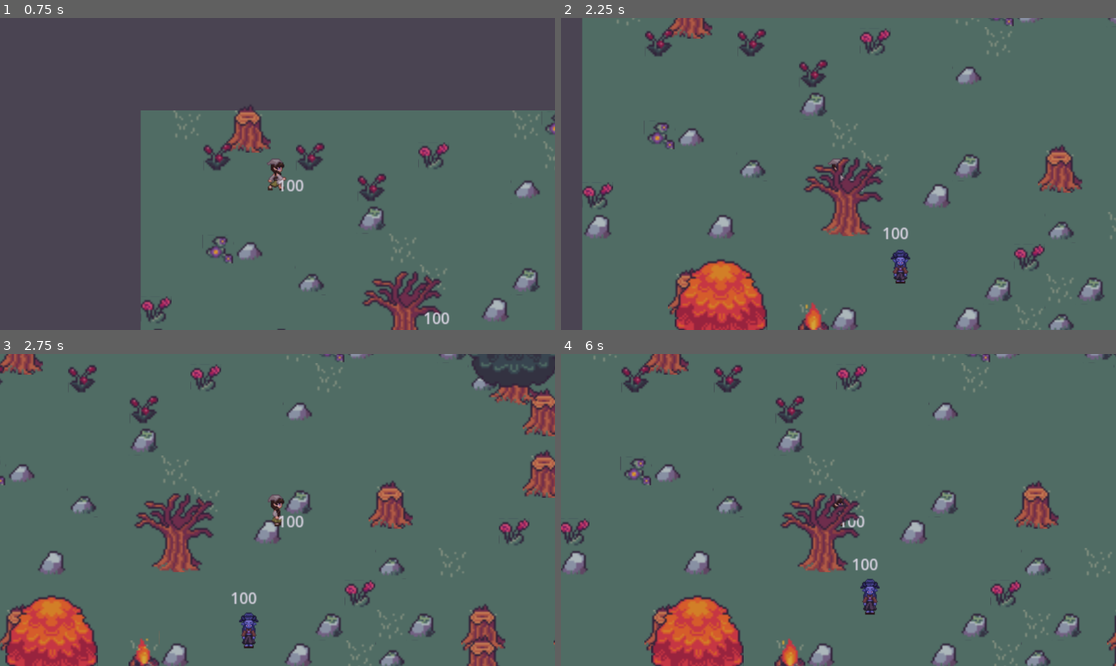
Above: before the commit, frames 1-4 (two rows, left to right).
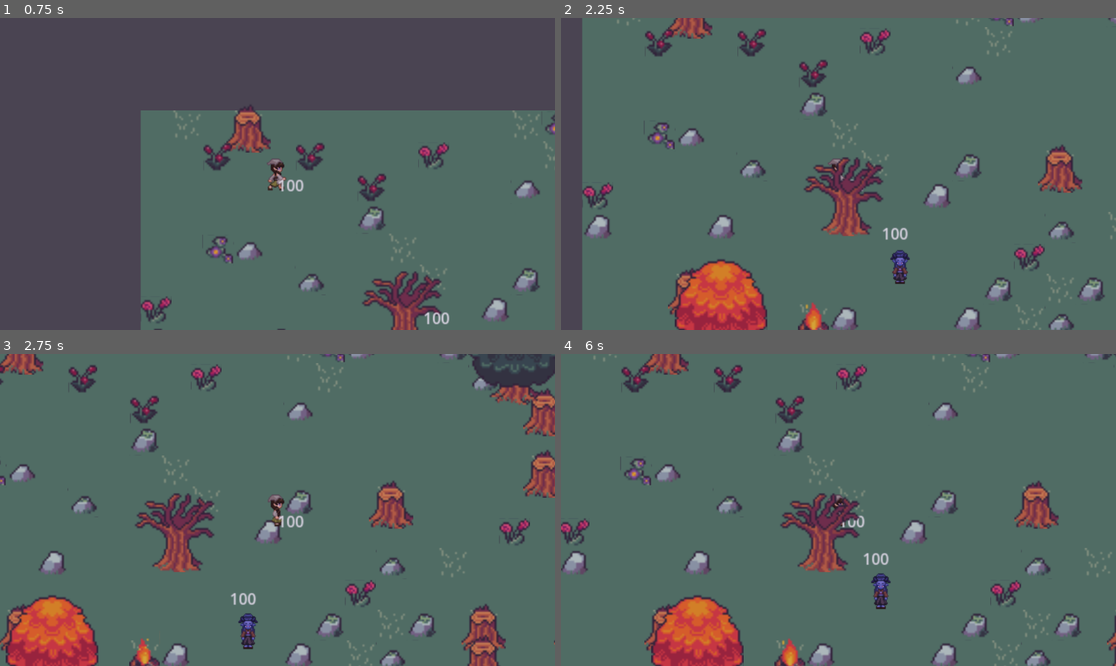
Above: after the commit, the same moments.

Repository: Anishax11/Procedural-World-Generation-Prototype
Game: Godot game, scene res://scenes/world.tscn
Two runs of this game, one before a commit and one after it. Both use one fixed random seed, a clock stepped at 60 frames per second and the inputs below.
Inputs (mouse positions are in pixels of both pictures, inside the frame that each line leads up to):
- Up to frame 1 (0.75 s): tap Enter at 0.5 s; hold D (Right) from 0.53 s (still down); hold F (Base Attack) from 0.53 s (still down); click (277, 174) at 0.67 s
- Up to frame 2 (2.25 s): move the mouse to (727, 189) at 1.27 s; release D (Right) at 1.28 s; release F (Base Attack) at 1.28 s; hold S (Down) 1.28-2.03 s; tap F (Base Attack) at 1.35 s; move the mouse to (949, 258) at 2.02 s; hold D (Right) from 2.03 s (still down); hold Shift (Shift) from 2.03 s (still down); click (949, 258) at 2.17 s
- Up to frame 3 (2.75 s): keep holding D (Right); keep holding Shift (Shift); tap F (Base Attack) at 2.3 s
- Up to frame 4 (6 s): move the mouse to (810, 572) at 2.77 s; release D (Right) at 2.78 s; release Shift (Shift) at 2.78 s; hold Up (Up) 2.78-3.53 s; tap F (Base Attack) at 2.85, 4.55, 5.85 s; click (810, 572) at 2.92 s; move the mouse to (1005, 556) at 3.52 s; hold F (Base Attack) 3.53-4.28 s; hold A (Left) 3.53-5.03 s; move the mouse to (672, 463) at 4.27 s; tap Shift (Shift) at 4.35 s; move the mouse to (866, 510) at 5.02 s; hold S (Down) 5.03-5.78 s; hold F (Base Attack) 5.03-5.78 s; click (866, 510) at 5.17 s; move the mouse to (755, 432) at 5.77 s; hold D (Right) from 5.78 s (still down)

Frame 1 is identical in both runs. In frame 2, 0.1% of the frame differs, in the area x 58-63%, y 67-86%; in frame 3, 1.4%, in the area x 0-100%, y 0-100%; in frame 4, 0.7%.

Commit message:
Add push efefct for enemies

Diff:
--- a/scenes/enemy.tscn
+++ b/scenes/enemy.tscn
@@ -38,6 +38,10 @@
 atlas = ExtResource("1_md0e3")
 region = Rect2(144, 0, 48, 48)
 
+[sub_resource type="AtlasTexture" id="AtlasTexture_otmr2"]
+atlas = ExtResource("1_md0e3")
+region = Rect2(96, 240, 48, 48)
+
 [sub_resource type="SpriteFrames" id="SpriteFrames_md484"]
 animations = [{
 "frames": [{
@@ -76,6 +80,14 @@
 "loop": true,
 "name": &"default",
 "speed": 5.0
+}, {
+"frames": [{
+"duration": 1.0,
+"texture": SubResource("AtlasTexture_otmr2")
+}],
+"loop": true,
+"name": &"pushed",
+"speed": 5.0
 }]
 
 [sub_resource type="CapsuleShape2D" id="CapsuleShape2D_ipns3"]
@@ -94,7 +106,7 @@
 
 [node name="AnimatedSprite2D" type="AnimatedSprite2D" parent="." unique_id=1371255864]
 sprite_frames = SubResource("SpriteFrames_md484")
-animation = &"attack"
+animation = &"pushed"
 autoplay = "default"
 
 [node name="CollisionShape2D" type="CollisionShape2D" parent="." unique_id=1434268243]
--- a/scripts/enemy.gd
+++ b/scripts/enemy.gd
@@ -88,3 +88,12 @@
 
 func die():
 	queue_free()
+
+var stunned = false
+
+func stun_effect():
+	var stun_time  = 30
+	while(stun_time>=0):
+		stunned = true
+		stun_time-=0.1
+	stunned = false
--- a/scripts/enemy_state_machine.gd
+++ b/scripts/enemy_state_machine.gd
@@ -16,6 +16,8 @@
 
 # Called every frame. 'delta' is the elapsed time since the previous frame.
 func _process(delta: float) -> void:
+	if get_parent().stunned:
+		return
 	distance_to_player=parent.position.distance_to(player.position)
 	if state == States.patrol:
 		parent.patrol()
--- a/scripts/hit_box_component.gd
+++ b/scripts/hit_box_component.gd
@@ -4,13 +4,24 @@
 @export var healthbox : Node2D
 var player
 var damage = 10
-#@export var attack_interval : int
+var push_timer = 0.0
+var push_velocity
+
 # Called when the node enters the scene tree for the first time.
 func _ready() -> void:
 	player = get_tree().current_scene.find_child("Player")
 
 
+func _process(delta: float) -> void:
+	if push_timer > 0:
+		push_timer -= delta
+		get_parent().velocity = push_velocity
+	else:
+		push_timer = 0
+		get_parent().velocity = Vector2.ZERO
+		get_parent().animated_sprite_2d.play("default")
 
+	get_parent().move_and_slide()
 
 func _on_input_event(viewport: Node, event: InputEvent, shape_idx: int) -> void:
 	if event is InputEventMouseButton and event.button_index == MOUSE_BUTTON_LEFT and event.pressed:
@@ -23,5 +34,16 @@
 		#take_damage(damage)
 
 func take_damage(damage):
+
 	if healthbox!=null:
 		healthbox.take_damage(damage)
+
+	push_effect(damage)
+	get_parent().stun_effect()
+
+func push_effect(damage):
+	if get_parent() is StaticBody2D:
+		return
+
+	push_velocity = -get_parent().direction.normalized() * 200  # push strength
+	push_timer = 0.2  # seconds
--- a/scripts/player.gd
+++ b/scripts/player.gd
@@ -6,7 +6,7 @@
 var enemies_in_range : Array = []
 @onready var animated_sprite_2d: AnimatedSprite2D = $AnimatedSprite2D
 @onready var color_rect: ColorRect = $CanvasLayer/ColorRect
-
+var base_attack_damage = 20
 var worldshade = {
 	"forest" ={"color" :"3e23663d",
 					"opacity" : 0.2
@@ -16,12 +16,14 @@
 var speed = 100
 var direction : Vector2 = Vector2.ZERO
 var last_dir = direction
+var stunned = false
 
 func _ready():
 	color_rect.color = worldshade[dream]["color"]
 	color_rect.color.a = worldshade[dream]["opacity"]
 
 func _physics_process(delta: float) -> void:
+
 		if direction==Vector2(0,1):
 			animated_sprite_2d.play("forward")
 		if direction==Vector2(0,-1):
@@ -33,25 +35,16 @@
 			animated_sprite_2d.play("right")
 
 		if direction.y==1:
-
 			if direction.x==-1:
 				animated_sprite_2d.play("left")
-				#print("MOving down left")
 			if direction.x==1:
-
 				animated_sprite_2d.play("right")
-				#print("MOving down right")
-
 
 		elif direction.y==-1:
-
 			if direction.x==-1:
 				animated_sprite_2d.play("left")
-				#print("MOving up left")
 			if direction.x==1:
 				animated_sprite_2d.play("right")
-				#print("MOving up right")
-
 
 		position+=speed*direction*delta
 		move_and_slide()
@@ -85,12 +78,7 @@
 			#navigation_agent_2d.target_position = enemy_under_attack.get_parent().global_position
 			#print("Target pos :",navigation_agent_2d.target_position)
 			#print("Player pos :",global_position)
-			#print("Base attack selected")
 			base_attack()
-
-
-
-
 
 
 func _on_animated_sprite_2d_animation_finished() -> void:
@@ -113,7 +101,7 @@
 		print("Enemy pos : ",enemy.global_position)
 		if (last_dir.x >=0 and enemy.global_position.x>=global_position.x) or (last_dir.x<0 and enemy.global_position.x<=global_position.x) or (last_dir.y<0 and enemy.global_position.y<=global_position.y) or (last_dir.y>0 and enemy.global_position.y>=global_position.y) :
 			print("enemy : ",enemy.name)
-			enemy.take_damage(40)
+			enemy.take_damage(base_attack_damage)
 
 
 func combat():
@@ -134,3 +122,10 @@
 func _on_range_area_exited(area: Area2D) -> void:
 	if area is HitBoxComponent and !area.get_parent()==self:
 		enemies_in_range.erase(area)
+
+func stun_effect():
+	var stun_time = 10
+	while(stun_time>0):
+		stunned = true
+		stun_time-=0.1
+	stunned = false
